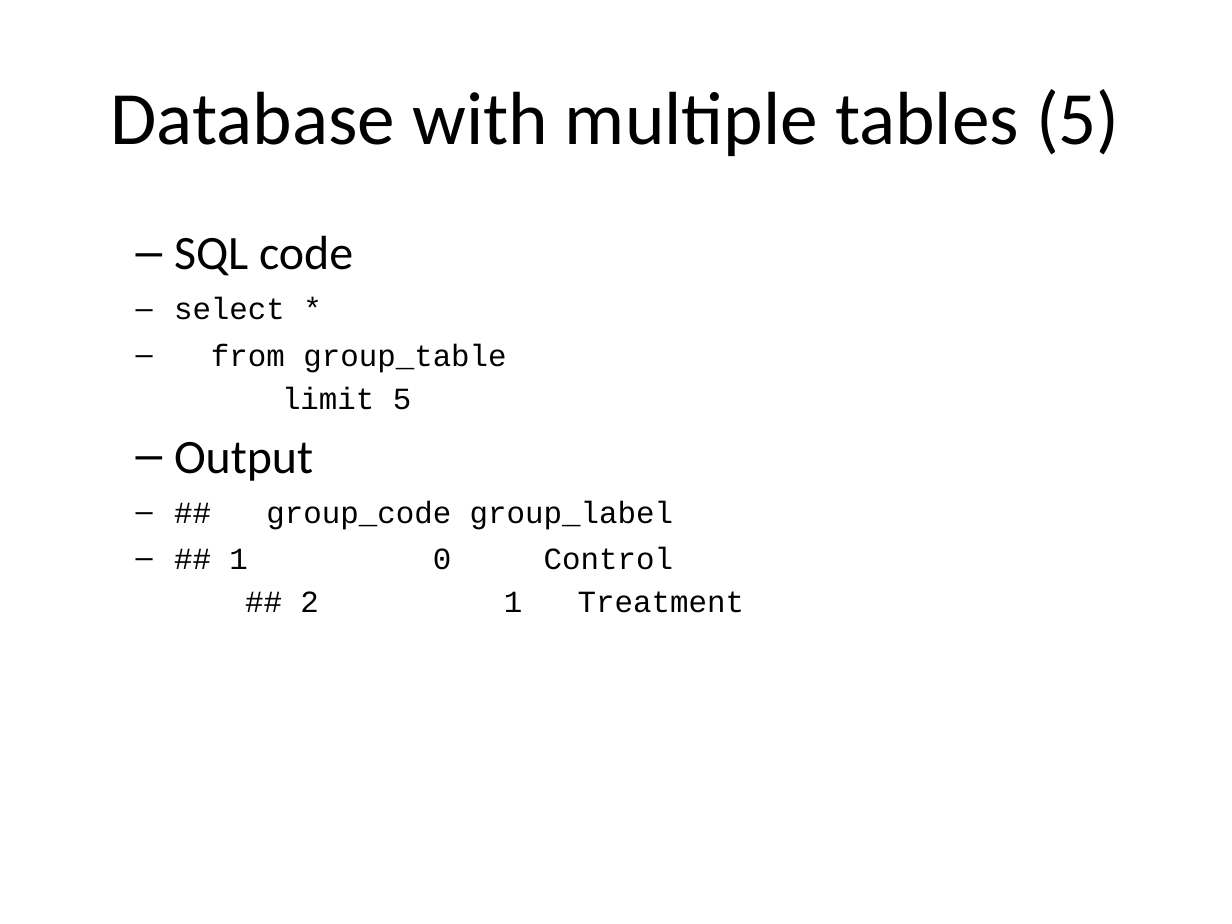
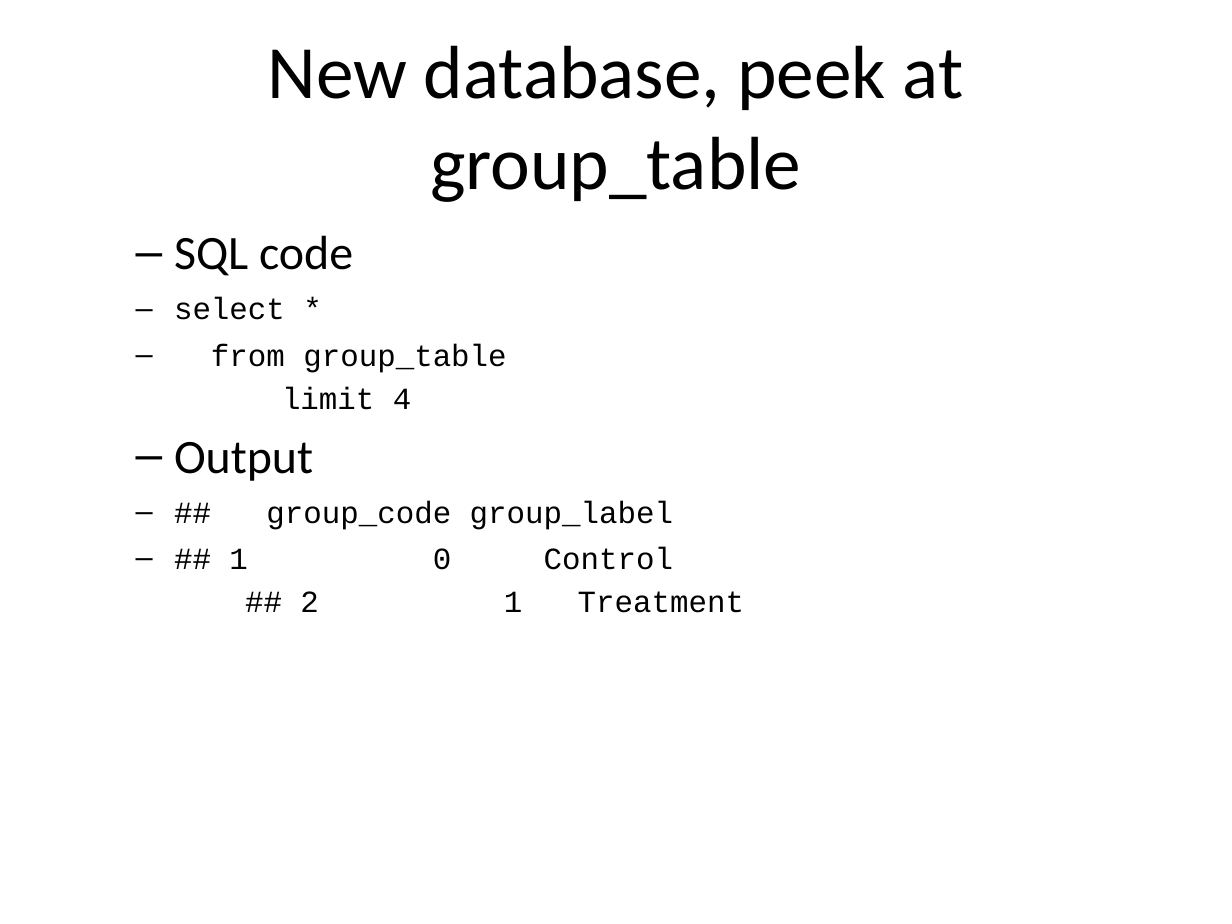
Before and after one commit to pmean/introduction-to-sql, a slide deck: slide 9 of src/simple-joins.pptx (slide 6 before the commit). Drawn at 1232x924 pixels with LibreOffice and Linux fonts; fonts in the diff are those of the drawing. Boxes give left, top, right and bottom in pixels: in the first picture for what was removed or moved away, otherwise in the second. Text is boxed around its words. In the diff, an @@ line names an element or a change of style, - is before the commit and + after.

```diff
--- a/src/simple-joins.pptx
+++ b/src/simple-joins.pptx
@@ title at (x1=267, y1=45, x2=964, y2=202): text changed @@
-Database with multiple tables (5)
+New database, peek at group_table
@@ text at (x1=174, y1=297, x2=506, y2=410): text changed @@
-select *
-from group_table
-limit 5
+select *
+from group_table
+limit 4
```
Also in this commit, not shown: 7 other slides changed, 16 slides added, 2 other files.
